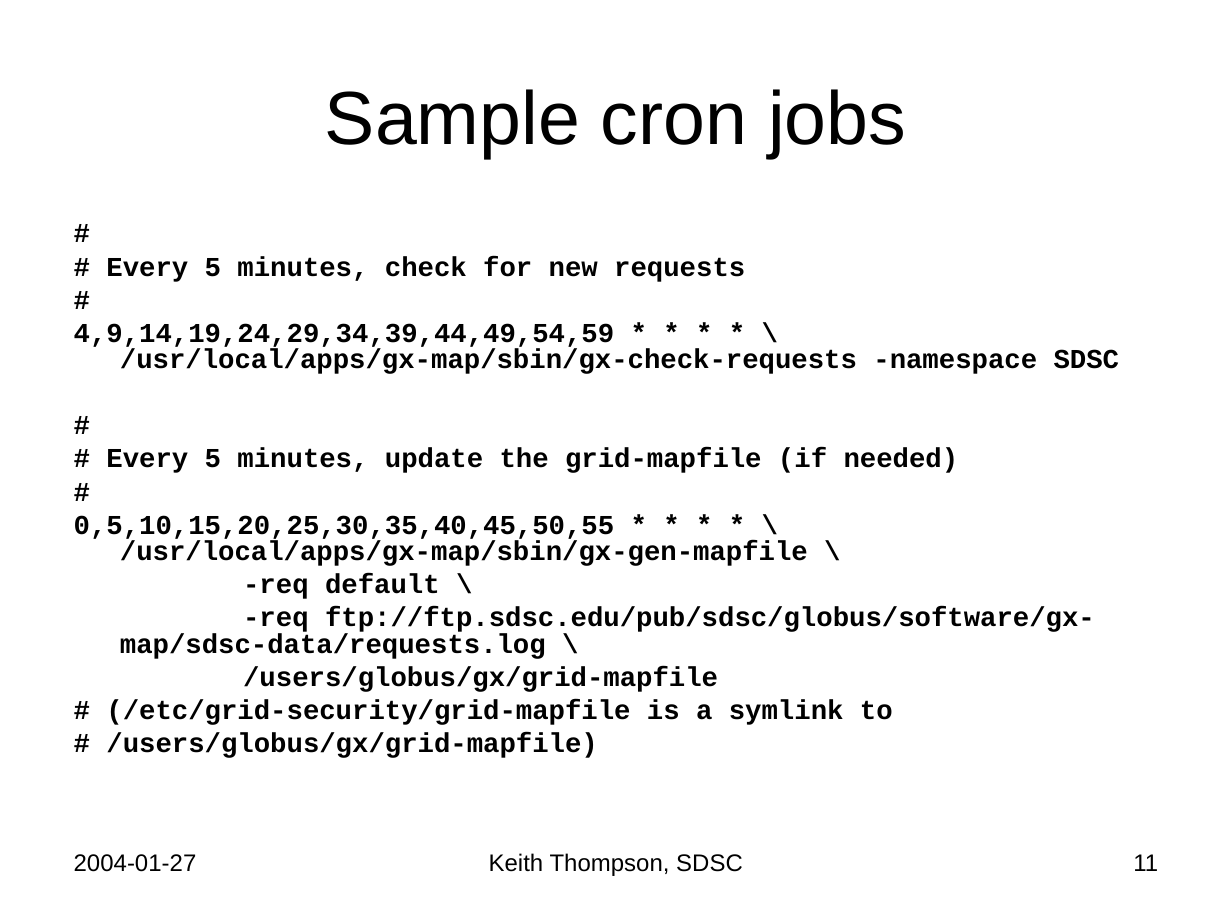
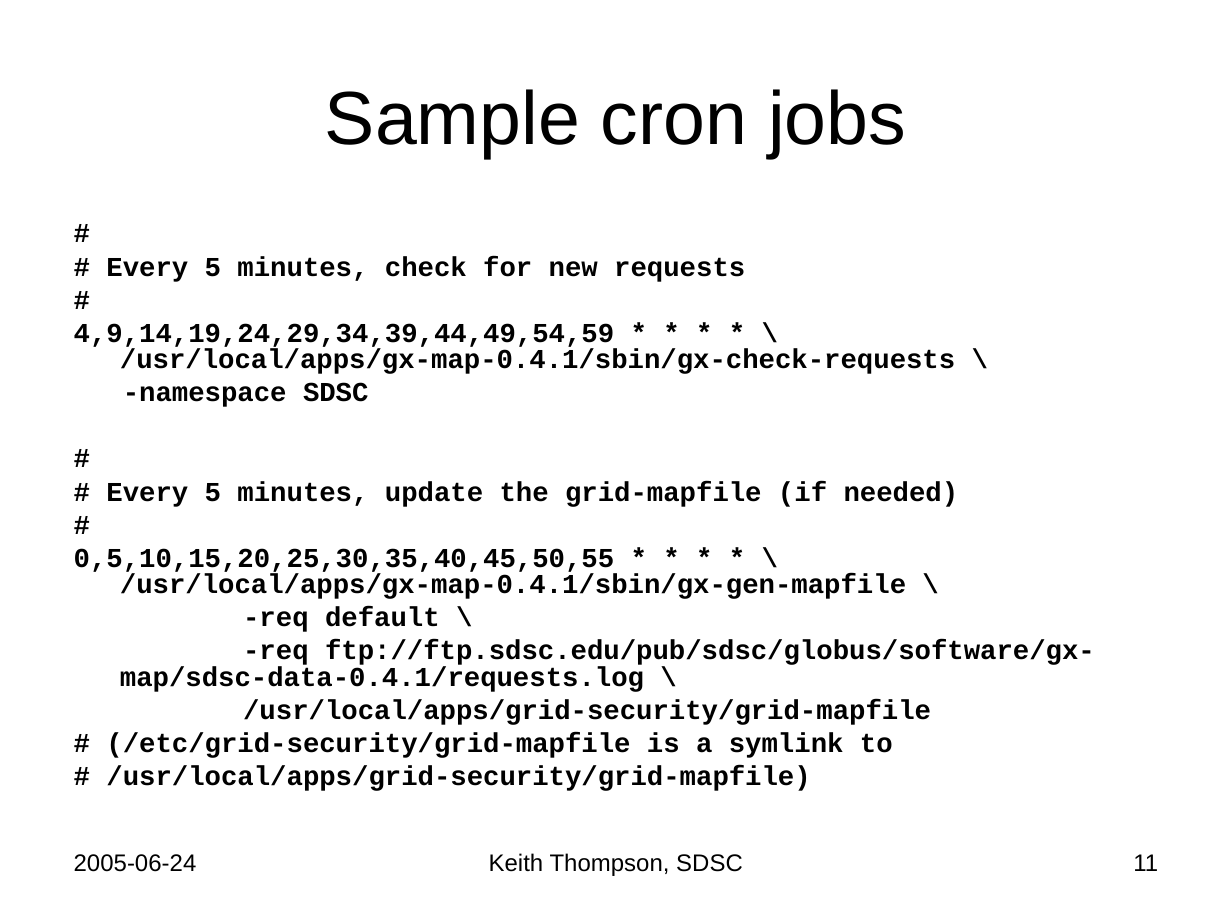
Before and after one commit to Keith-S-Thompson/gx-map, a slide deck: slide 11 of gx-map.ppt. Drawn at 1232x924 pixels with LibreOffice and Linux fonts; fonts in the diff are those of the drawing. Boxes give left, top, right and bottom in pixels: in the first picture for what was removed or moved away, otherwise in the second. Text is boxed around its words. In the diff, an @@ line names an element or a change of style, - is before the commit and + after.

```diff
--- a/gx-map.ppt
+++ b/gx-map.ppt
@@ text at <box>74,323,955,407</box>: text changed @@
-4,9,14,19,24,29,34,39,44,49,54,59 * * * * \ /usr/local/apps/gx-map/sbin/gx-check-requests -namespace SDSC
+4,9,14,19,24,29,34,39,44,49,54,59 * * * * \ /usr/local/apps/gx-map-0.4.1/sbin/gx-check-requests \
+-namespace SDSC
@@ text at <box>74,548,906,599</box>: text changed @@
-0,5,10,15,20,25,30,35,40,45,50,55 * * * * \ /usr/local/apps/gx-map/sbin/gx-gen-mapfile \
+0,5,10,15,20,25,30,35,40,45,50,55 * * * * \ /usr/local/apps/gx-map-0.4.1/sbin/gx-gen-mapfile \
@@ text at <box>120,640,1095,725</box>: text changed @@
--req ftp://ftp.sdsc.edu/pub/sdsc/globus/software/gx-map/sdsc-data/requests.log \
-/users/globus/gx/grid-mapfile
+-req ftp://ftp.sdsc.edu/pub/sdsc/globus/software/gx-map/sdsc-data-0.4.1/requests.log \
+/usr/local/apps/grid-security/grid-mapfile
@@ text at <box>106,766,810,791</box>: text changed @@
-# /users/globus/gx/grid-mapfile)
+# /usr/local/apps/grid-security/grid-mapfile)
@@ text at <box>74,854,197,872</box>: text changed @@
-2004-01-27
+2005-06-24
```
Also in this commit, not shown: 24 other slides changed, 4 slides added, 7 slides removed.
